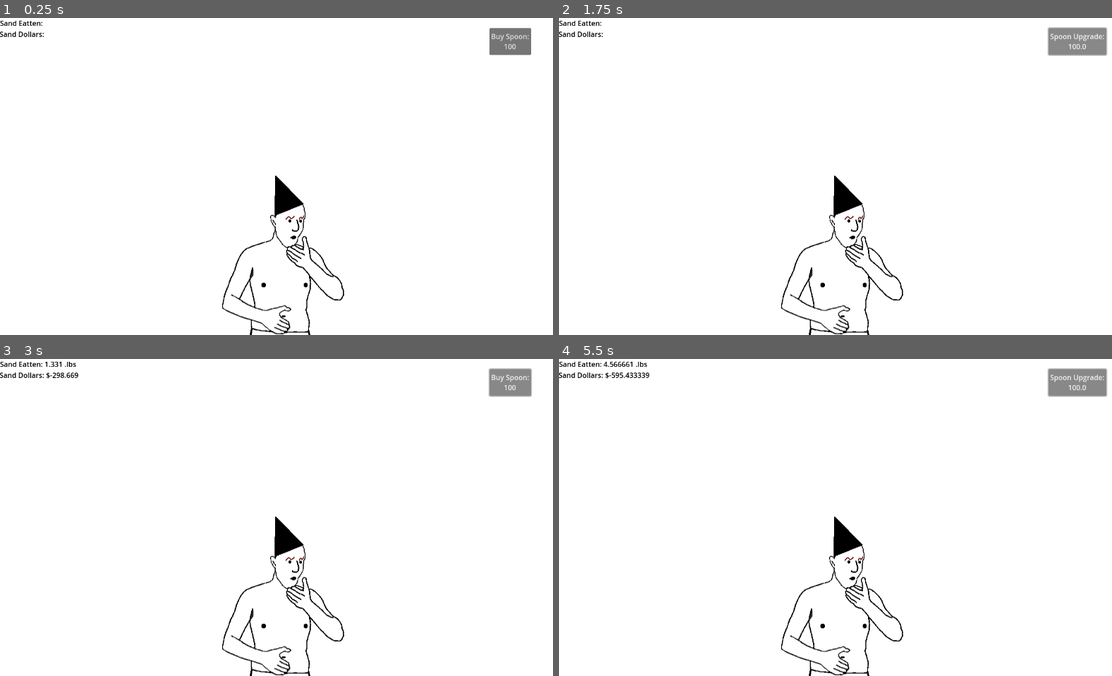
Above: before the commit, frames 1-4 (two rows, left to right).
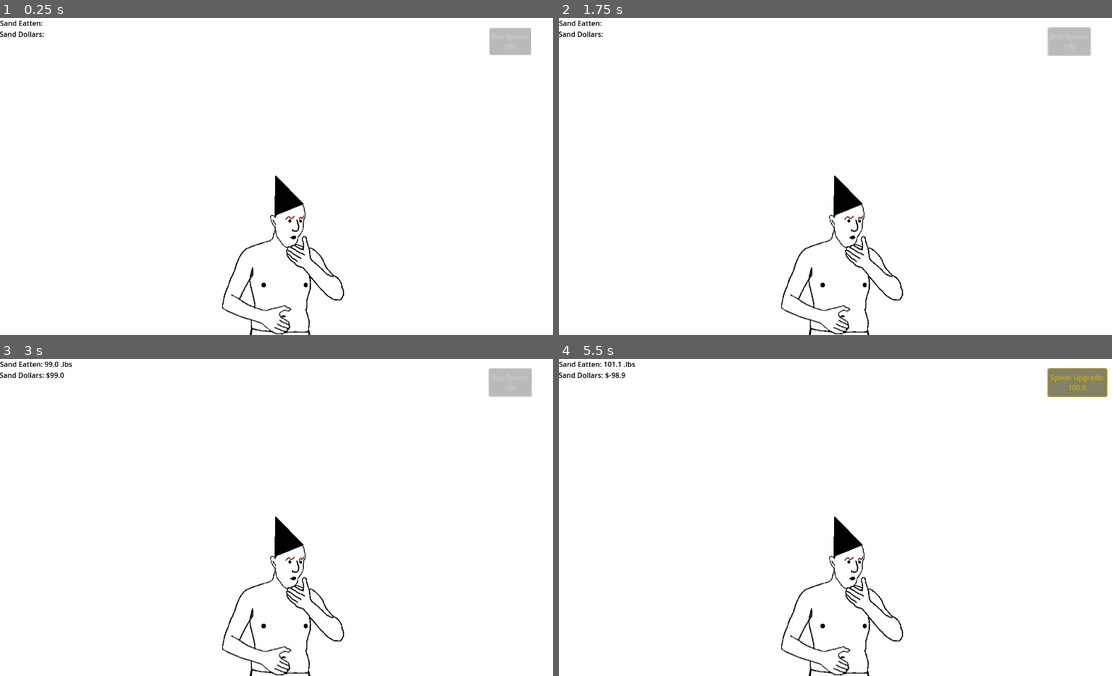
Above: after the commit, the same moments.

Repository: CamCommand/terry_groose_2_godot
Game: Godot game, scene res://scenes/level.tscn
Two runs of this game, one before a commit and one after it. Both use one fixed random seed, a clock stepped at 60 frames per second and the inputs below.
Inputs (mouse positions are in pixels of both pictures, inside the frame that each line leads up to):
- Up to frame 1 (0.25 s): no input
- Up to frame 2 (1.75 s): click (1067, 40) at 0.5 s, where only the run before the commit has a clickable "Buy Spoon: 100"; click (1078, 40) at 1.25 s, where only the run before the commit has a clickable "Spoon Upgrade: 100.0"
- Up to frame 3 (3 s): tap Enter at 2 s; hold Right (right) 2.03-2.78 s; tap Space at 2.75 s; hold Left (left) from 2.78 s (still down)
- Up to frame 4 (5.5 s): tap Enter at 3.5, 5 s; release Left (left) at 3.53 s; hold Right (right) 3.53-5.03 s; tap Space at 4.25 s; hold Left (left) from 5.03 s (still down)

The runs differ from the first frame. In frame 1, 0.6% of the frame differs, in the area x 88-97%, y 3-12%; in frame 2, 0.9%; in frame 3, 0.7%; in frame 4, 1.2%, in the area x 8-100%, y 0-12%.

Commit message:
Add files via upload

Diff:
--- a/scenes/level.gd
+++ b/scenes/level.gd
@@ -1,3 +1,4 @@
+@tool
 extends Node2D
 
 @export var SpoonUpgradeCost: float = 100
@@ -8,13 +9,19 @@
 @onready var Sand_Eatten_Label: Label = $Sand_Eatten_Label
 @onready var Sand_Dollar_Label: Label = $Sand_Dollar_Label
 
+#@onready var Spoon_Button: Button = $Spoon_Button
+
+@export var listItems: Array = []
+
 # Called when the node enters the scene tree for the first time.
 func _ready() -> void:
-	pass
+	Sand_Eatten_Label.text = "Sand Eatten: "
+	Sand_Dollar_Label.text = "Sand Dollars: "
 
 
 # Called every frame. 'delta' is the elapsed time since the previous frame.
 func _process(delta: float) -> void:
+
 	if Player_Vars.s_label == "":
 		Sand_Eatten_Label.text = "Sand Eatten:"
 	else:
@@ -27,17 +34,38 @@
 
 
 func _on_button_pressed() -> void:
-	if SpoonCheck == true && Player_Vars.Sand_Dollars >= SpoonUpgradeCost && SpoonCounter < 11:
-		Player_Vars.Sand_Dollars -= SpoonUpgradeCost
+	if SpoonCheck == true && Player_Vars.Sand_Total_Eatten >= SpoonUpgradeCost && SpoonCounter < 11:
+		Player_Vars.Sand_Total_Eatten -= SpoonUpgradeCost
+
+		# sets the label text on button press
+		Sand_Eatten_Label.text = "Sand Eatten: " + str(Player_Vars.Sand_Total) + " .lbs"
+		Player_Vars.s_label = Sand_Eatten_Label.text
+		Sand_Dollar_Label.text = "Sand Dollars: $" + str(Player_Vars.Sand_Total_Eatten)
+		Player_Vars.s_label_d = Sand_Dollar_Label.text
+
 	else:
 		$SpoonButton.text = "Buy Spoon:" + "\n"  + "100"
-		Player_Vars.Sand_Dollars -= SpoonUpgradeCost
+		Player_Vars.Sand_Total_Eatten -= SpoonUpgradeCost
 		SpoonCheck = true
 		Player_Vars.Sand = Player_Vars.Sand * 1.1
+		listItems.append("Spoon")
 
+		# sets the label text on button press
+		Sand_Eatten_Label.text = "Sand Eatten: " + str(Player_Vars.Sand_Total) + " .lbs"
+		Player_Vars.s_label = Sand_Eatten_Label.text
+		Sand_Dollar_Label.text = "Sand Dollars: $" + str(Player_Vars.Sand_Total_Eatten)
+		Player_Vars.s_label_d = Sand_Dollar_Label.text
 
 func _on_spoon_timer_timeout() -> void:
-	if SpoonCheck == true:
+	# checking and setting Spoon Button conditions
+	if Player_Vars.Sand_Total >= 100 && !listItems.has("Spoon"):
+		$SpoonButton.disabled = false
+		$SpoonButton.modulate = Color(0.825, 0.741, 0.0, 1.0)
+	elif Player_Vars.Sand_Total < 100 && !listItems.has("Spoon"):
+		$SpoonButton.disabled = true
+		$SpoonButton.modulate = Color(1.0, 1.0, 1.0, 1.0)
+
+	if listItems.has("Spoon") && Player_Vars.Sand_Total >= 100:
 		$SpoonButton.text = "Spoon Upgrade:" + "\n"  + str(SpoonUpgradeCost)
 	else:
 		$SpoonButton.text = "Buy Spoon:" + "\n"  + "100"
--- a/scenes/level.tscn
+++ b/scenes/level.tscn
@@ -1,7 +1,8 @@
-[gd_scene load_steps=4 format=3 uid="uid://cxdn4v3f5xoiy"]
+[gd_scene load_steps=5 format=3 uid="uid://cxdn4v3f5xoiy"]
 
 [ext_resource type="PackedScene" uid="uid://c7vardgme2rjt" path="res://scenes/player.tscn" id="1_2q6dc"]
 [ext_resource type="Script" uid="uid://diinc6qbumkue" path="res://scenes/level.gd" id="1_w7c3h"]
+[ext_resource type="Script" uid="uid://coqtp087si8by" path="res://scenes/spoon_timer.gd" id="3_w8frs"]
 
 [sub_resource type="CanvasTexture" id="CanvasTexture_rd3vj"]
 
@@ -35,12 +36,14 @@
 offset_top = 23.0
 offset_right = 1205.0
 offset_bottom = 84.0
+disabled = true
 text = "Buy Spoon:
 100"
 
 [node name="SpoonTimer" type="Timer" parent="."]
 wait_time = 0.25
 autostart = true
+script = ExtResource("3_w8frs")
 
 [connection signal="pressed" from="SpoonButton" to="." method="_on_button_pressed"]
 [connection signal="timeout" from="SpoonTimer" to="." method="_on_spoon_timer_timeout"]
--- a/scenes/player.gd
+++ b/scenes/player.gd
@@ -1,12 +1,10 @@
 extends Node2D
 @export var Sand: float = 1
-#@export var Sand_Mult: float = 1
-@export var Sand_Total: float = 0
-@export var Sand_Dollars: float = 0
+@export var Sand_Total: float = 98
+@export var Sand_Total_Eatten: float = 98
 var next_input: bool = false
 @export var s_label: String
 @export var s_label_d: String
-
 
 # Called when the node enters the scene tree for the first time.
 func _ready() -> void:
@@ -18,24 +16,24 @@
 
 	if Input.is_action_just_pressed("left") && next_input == false:
 		Sand_Total += Sand
-		Sand_Dollars += Sand
+		Sand_Total_Eatten += Sand
 
 		Level_Vars.Sand_Eatten_Label.text = "Sand Eatten: " + str(Sand_Total) + " .lbs"
 		s_label = Level_Vars.Sand_Eatten_Label.text
 
-		Level_Vars.Sand_Dollar_Label.text = "Sand Dollars: $" + str(Sand_Dollars)
+		Level_Vars.Sand_Dollar_Label.text = "Sand Dollars: $" + str(Sand_Total_Eatten)
 		s_label_d = Level_Vars.Sand_Dollar_Label.text
 
 		next_input = true
 
 	if Input.is_action_just_pressed("right") && next_input == true:
 		Sand_Total += Sand
-		Sand_Dollars += Sand
+		Sand_Total_Eatten += Sand
 
 		Level_Vars.Sand_Eatten_Label.text = "Sand Eatten: " + str(Sand_Total) + " .lbs"
 		s_label = Level_Vars.Sand_Eatten_Label.text
 
-		Level_Vars.Sand_Dollar_Label.text = "Sand Dollars: $" + str(Sand_Dollars)
+		Level_Vars.Sand_Dollar_Label.text = "Sand Dollars: $" + str(Sand_Total_Eatten)
 		s_label_d = Level_Vars.Sand_Dollar_Label.text
 
 		next_input = false
--- /dev/null
+++ b/scenes/spoon_timer.gd
@@ -0,0 +1,18 @@
+@tool
+extends Timer
+
+
+# Called when the node enters the scene tree for the first time.
+func _ready() -> void:
+	pass # Replace with function body.
+
+
+# Called every frame. 'delta' is the elapsed time since the previous frame.
+func _process(delta: float) -> void:
+	#if Player_Vars.Sand_Total >= 100 && !Level_Vars.listItems.has("Spoon"):
+		#Level_Vars.Spoon_Button.disabled = true
+		#Level_Vars.Spoon_Button.modulate = Color(0.825, 0.741, 0.0, 1.0)
+	#elif Player_Vars.Sand_Total < 100 && !Level_Vars.listItems.has("Spoon"):
+		#Level_Vars.Spoon_Button.disabled = false
+		#Level_Vars.Spoon_Button.modulate = Color(0.824, 0.741, 0.0, 0.0)
+	pass
Not shown, added: scenes/spoon_timer.gd.uid
